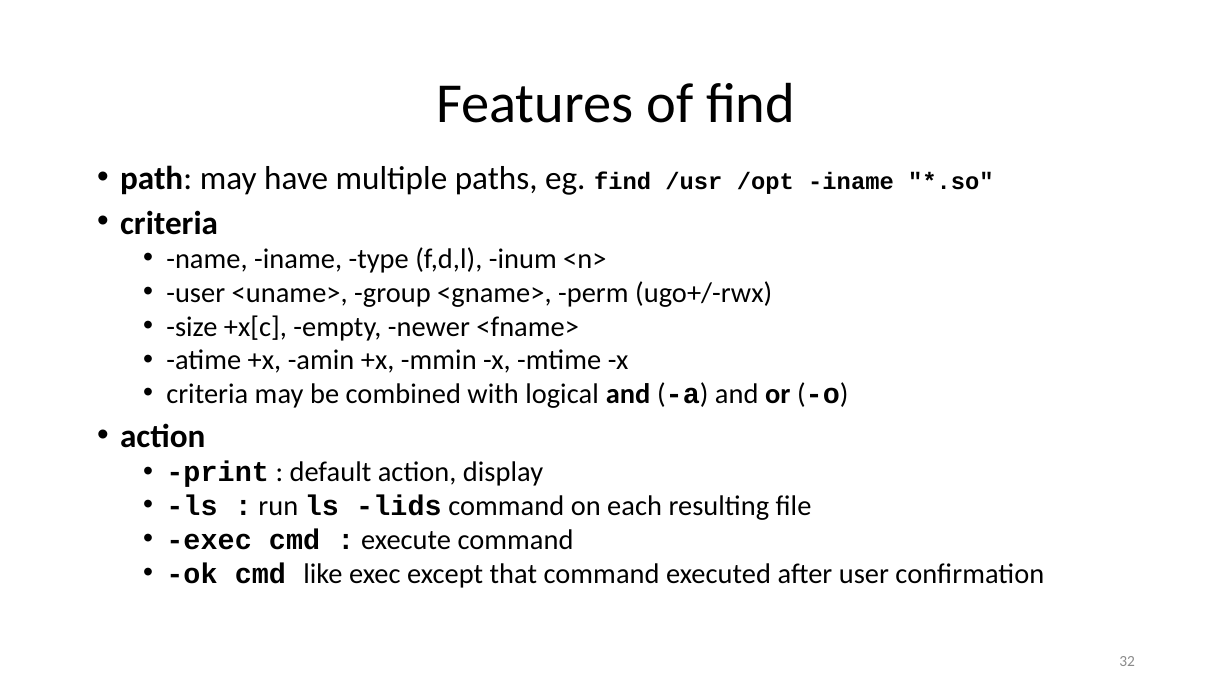
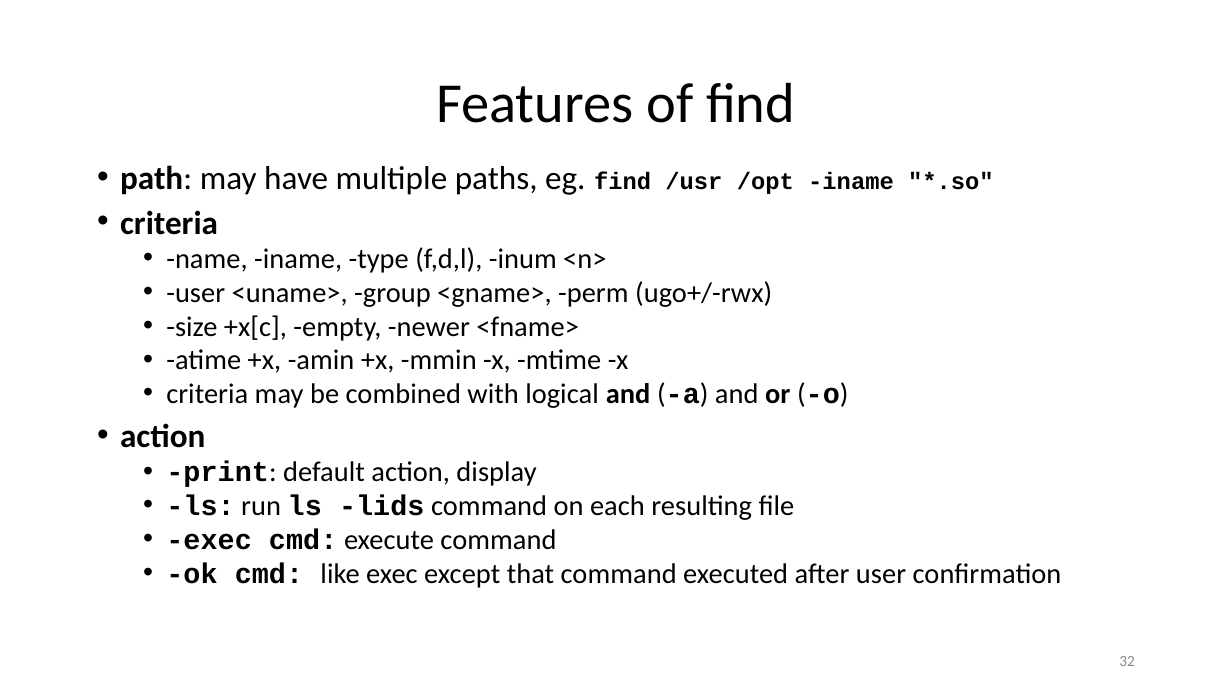
Before and after one commit to ketancmaheshwari/lisa19, a slide deck: slide 32 of lpt_LISA.pptx. Drawn at 1232x693 pixels with LibreOffice and Linux fonts; fonts in the diff are those of the drawing. Boxes give left, top, right and bottom in pixels: in the first picture for what was removed or moved away, otherwise in the second. Text is boxed around its words. In the diff, an @@ line names an element or a change of style, - is before the commit and + after.

```diff
--- a/lpt_LISA.pptx
+++ b/lpt_LISA.pptx
@@ text at [166,461,1062,588]: text changed @@
-  • -print : default action, display
-  • -ls : run ls -lids command on each resulting file
-  • -exec cmd : execute command
-  • -ok cmd like exec except that command executed after user confirmation
+  • -print: default action, display
+  • -ls: run ls -lids command on each resulting file
+  • -exec cmd: execute command
+  • -ok cmd: like exec except that command executed after user confirmation
```
Also in this commit, not shown: 1 other file.
